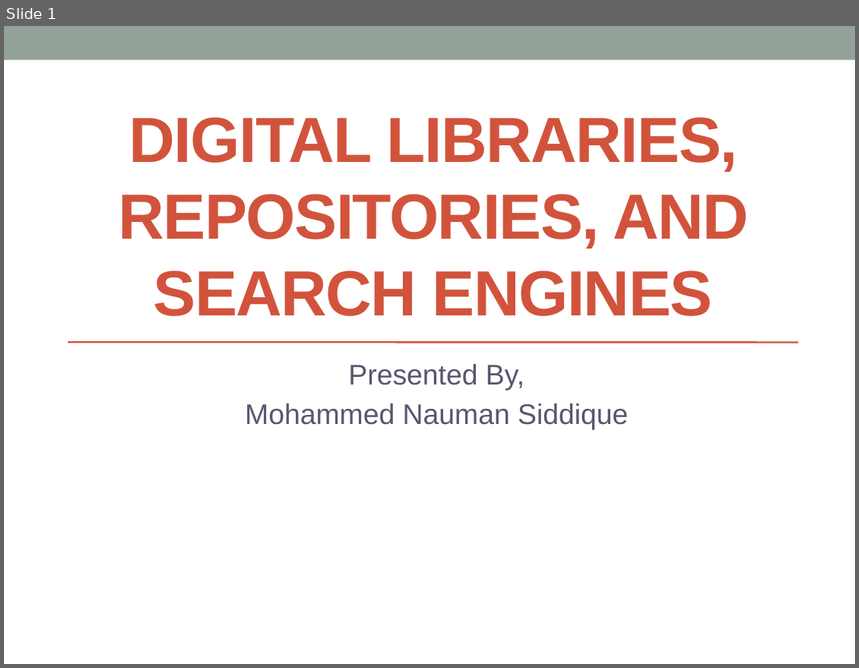
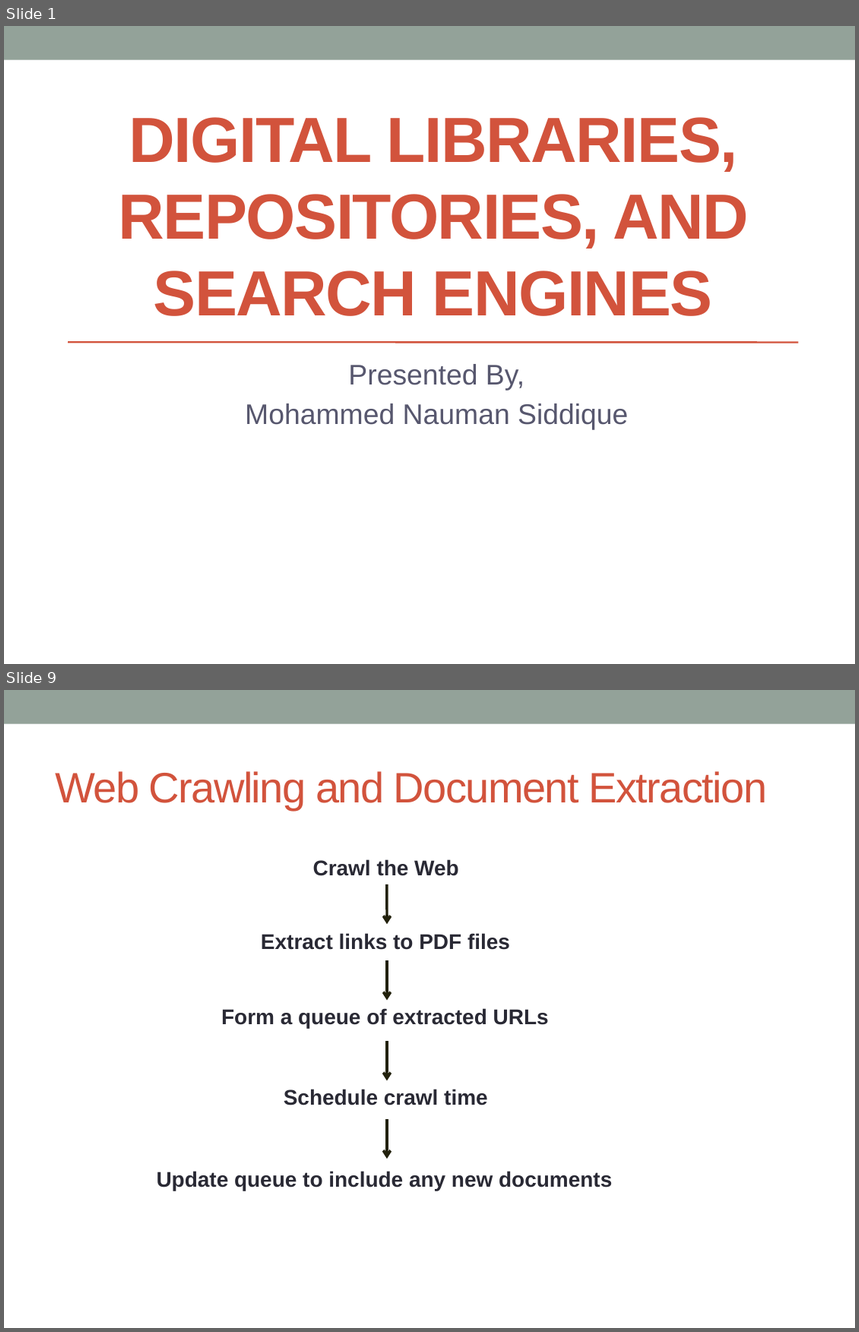
Before and after one commit to naumansiddiqui4/Mining-Scholarly-Big-Data, a slide deck: Digital libraries, repositories, and search engines.pptx. Shown one above the other, each under a label of ours: slide 1 before the commit, slides 1 and 9 after it; the slides between them are not shown. The pictures are 859x668 and 859x1332 pixels, drawn with LibreOffice and Linux fonts; fonts in the diff are those of the drawing. Boxes give left, top, right and bottom in pixels: in the first picture for what was removed or moved away, otherwise in the second. Text is boxed around its words. In the diff, an @@ line names an element or a change of style, - is before the commit and + after.

```diff
--- a/Digital libraries, repositories, and search engines.pptx
+++ b/Digital libraries, repositories, and search engines.pptx
@@ slide 9 added at [4,690,855,1328], background #FFFFFF; not listed: 1 template element that a slide beside it also shows @@
@@ title added at [55,771,768,810], 36 pt, text #D2533C @@
+Web Crawling and Document Extraction
@@ text added at [313,859,459,876], 18 pt, text #292934, bold @@
+Crawl the Web
@@ arrow added from (387, 885) to (387, 924), #22210C 2.25 pt @@
@@ text added at [261,933,510,950], 18 pt, text #292934, bold @@
+Extract links to PDF files
@@ arrow added from (387, 961) to (387, 1001), #22210C 2.25 pt @@
@@ text added at [221,1008,549,1028], 18 pt, text #292934, bold @@
+Form a queue of extracted URLs
@@ arrow added from (387, 1042) to (387, 1081), #22210C 2.25 pt @@
@@ text added at [284,1089,488,1106], 18 pt, text #292934, bold @@
+Schedule crawl time
@@ arrow added from (387, 1119) to (387, 1159), #22210C 2.25 pt @@
@@ text added at [157,1171,612,1192], 18 pt, text #292934, bold @@
+Update queue to include any new documents
```
Also in this commit, not shown: 3 slides changed, 22 other slides added, 2 slides removed.
